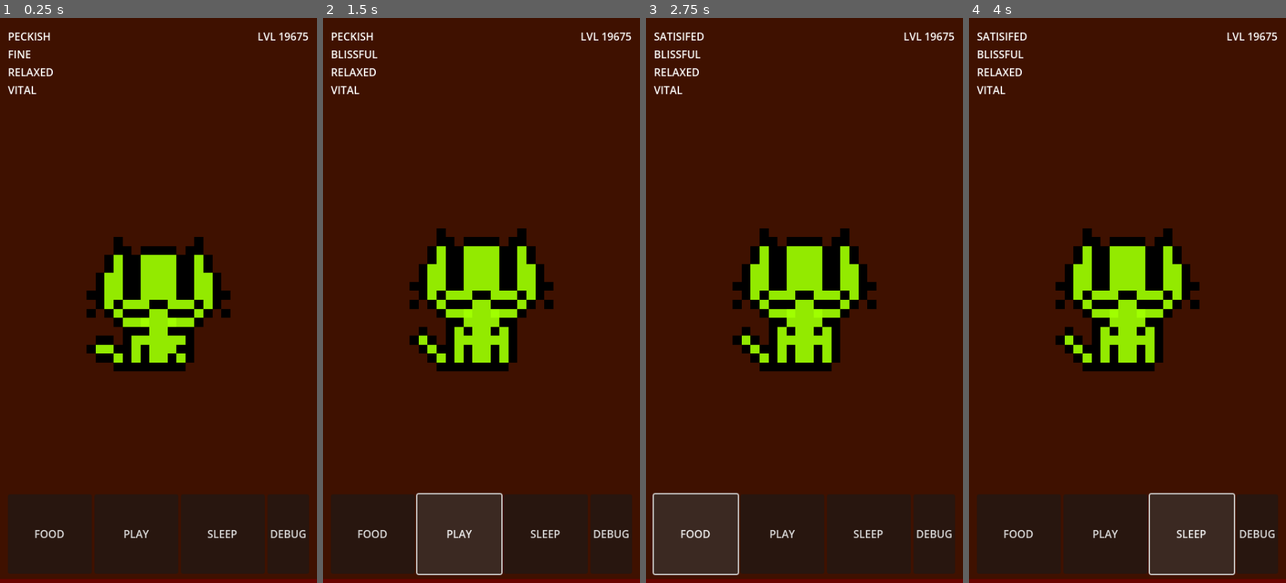
Above: before the commit, frames 1-4 (left to right).
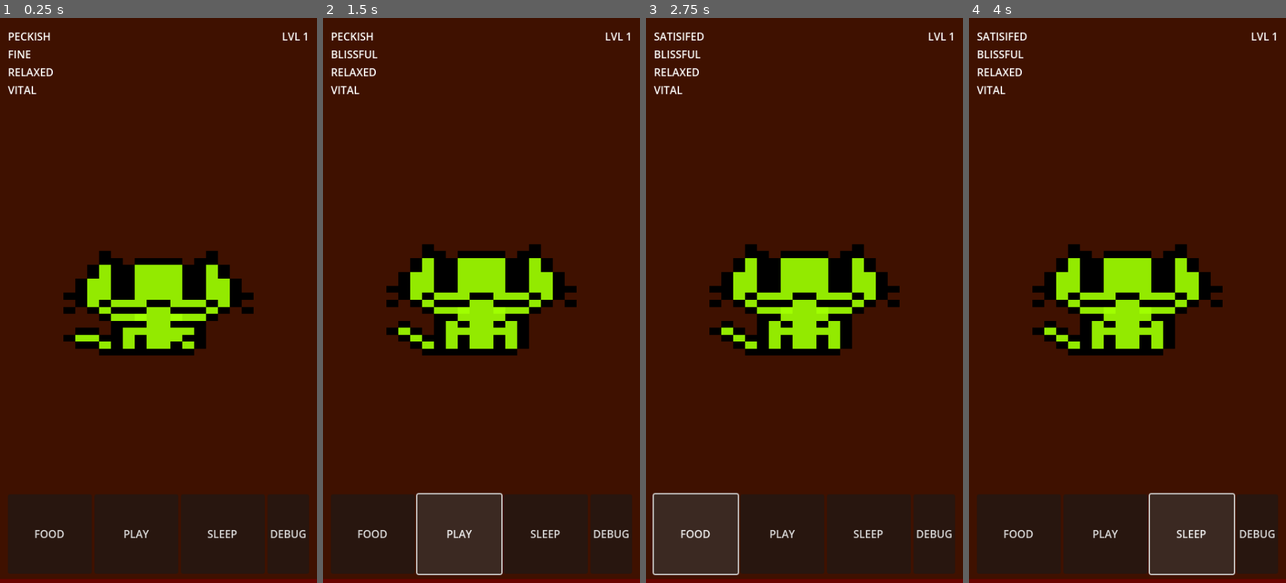
Above: after the commit, the same moments.

Repository: sneedragon/netpets
Game: Godot game, scene res://scenes/main.tscn
Same seed, same stepped clock (60 frames per second), same inputs: the game is played once before the commit and once after it. This scene is started directly instead of the project's main scene.
Inputs:
- Up to frame 1 (0.25 s): no input
- Up to frame 2 (1.5 s): click "PLAY" at 0.5 s; click "PLAY" at 1.25 s
- Up to frame 3 (2.75 s): click "FOOD" at 2 s
- Up to frame 4 (4 s): click "SLEEP" at 2.75 s; click "WAKE UP" at 3.5 s

The runs differ from the first frame. In frame 1, 6.3% of the frame differs, in the area x 20-98%, y 2-63%; in frame 2, 6.4%; in frame 3, 6.4%; in frame 4, 6.4%.

Commit message:
fixed bugs and added randomization

Diff:
--- a/scenes/main.tscn
+++ b/scenes/main.tscn
@@ -93,7 +93,6 @@
 script = ExtResource("4_n8fpk")
 
 [node name="PetSprite" type="AnimatedSprite2D" parent="Pet"]
-modulate = Color(0, 1, 0.983333, 1)
 scale = Vector2(4, 4)
 sprite_frames = SubResource("SpriteFrames_tegl6")
 animation = &"Idle"
--- a/scenes/offline_handler.gd
+++ b/scenes/offline_handler.gd
@@ -11,13 +11,7 @@
 
 func update_offline_stats():
 	ui_manager.light_check()
-	"""
 
-	time_progressed = ((Time.get_unix_time_from_system() - global.data["last_time"]) * QUARTER_DAY)
-	global.data["pet_stats"]["hunger"] -= time_progressedf
-	global.data["pet_stats"]["happiness"] -= time_progressed
-	sleep_progress()
-	"""
 	if not global.data.has("last_time") or global.data["last_time"] <= 0: #prevent errors
 		return
 
--- a/scenes/title.gd
+++ b/scenes/title.gd
@@ -1,15 +1,19 @@
 extends Node2D
 
 func _ready() -> void:
-	if !FileAccess.file_exists(global.path):  ## DONT FORGET TO ADD !
+	if !FileAccess.file_exists(global.path):
 		print("No data")
 		on_first_launch()
 	elif !global.data["pet_exists"]:
 		print("Found Pet, loading")
 		get_tree().change_scene_to_file("res://scenes/main.tscn")
 	else:
-		print("No pet, preparing eggs")
-		get_tree().change_scene_to_file("res://scenes/egg_scene.tscn")
+		global.load_data()
+		if global.data == global.default_data:
+			on_first_launch()
+		else:
+			print("No pet, preparing eggs")
+			get_tree().change_scene_to_file("res://scenes/egg_scene.tscn")
 
 func on_first_launch():
 	await get_tree().create_timer(5.0).timeout
--- a/scenes/ui_manager.gd
+++ b/scenes/ui_manager.gd
@@ -19,12 +19,12 @@
 @onready var debugbutton: Button = $"../ButtonContainer/DEBUGBUTTON"
 
 
-func update_meters():
+func update_meters() -> void:
 	hunger_meter_label.text = pet_states.get_hunger_text()
 	happy_meter_label.text = pet_states.get_happiness_text()
 	sleep_meter_label.text = pet_states.get_sleep_text()
 	health_meter_label.text = pet_states.get_health_text()
-	level_label.text = "LVL " + str(pet_manager.get_pet_level())
+	level_label.text = "LVL " + str(pet_manager.get_pet_level() + 1)
 
 func light_check():
 	if !global.data["light"]:
--- a/scripts/gameplay/main.gd
+++ b/scripts/gameplay/main.gd
@@ -10,8 +10,6 @@
 @onready var pet: Node2D = $Pet
 
 func _ready() -> void:
-	global.data["pet_exists"] = false
-	global.save_data()
 	global.load_data()
 	if global.data["pet_exists"]:
 		offline_handler.update_offline_stats()
--- a/scripts/gameplay/pet.gd
+++ b/scripts/gameplay/pet.gd
@@ -9,9 +9,13 @@
 		sprite.animation = "Idle"
 
 func generate_pet():
-	global.data["pet_attributes"]["height"] = randf_range(0.75, 1.5)
-	global.data["pet_attributes"]["width"] = randf_range(0.75, 1.5)
+	global.data["pet_exists"] = true
+	global.data["pet_alive"] = true
+	global.data["pet_stats"]["birth_time"] = Time.get_unix_time_from_system()
+	global.data["pet_attributes"]["height"] = randf_range(0.75, 1)
+	global.data["pet_attributes"]["width"] = randf_range(1.5, 1.5)
 	global.data["pet_attributes"]["hue"] = randf_range(0.0, 1.0)
+	global.save_data()
 
 func display_pet():
 	sprite.scale.x = 4 * global.data["pet_attributes"]["width"]
--- a/scripts/gameplay/pet_manager.gd
+++ b/scripts/gameplay/pet_manager.gd
@@ -40,7 +40,7 @@
 	global.data["pet_stats"]["health"] -= (health_calculation() * delta) + (FULL_DAY / 14)
 	global.data["pet_stats"]["health"] = clamp(global.data["pet_stats"]["health"], 0, 100)
 
-func health_calculation():
+func health_calculation() -> float:
 	var health_factor = 1.0
 	var health = global.data["pet_stats"]["health"]
 	var hunger = global.data["pet_stats"]["hunger"]
@@ -55,5 +55,5 @@
 	health_factor -= 1
 	return health_factor
 
-func get_pet_level():
+func get_pet_level() -> int:
 	return floor((Time.get_unix_time_from_system() - global.data["pet_stats"]["birth_time"]) / 86400)
--- a/scripts/utils/global.gd
+++ b/scripts/utils/global.gd
@@ -25,6 +25,7 @@
 	"data_version": 1
 }
 var default_data: Dictionary = {
+	"pet_exists": false,
 	"pet_alive": false,
 	"last_time" : 0,
 	"light" : true,
@@ -75,3 +76,7 @@
 	else:
 		print("Failed to read data")
 	file.close()
+
+func reset_data() -> void:
+	data = default_data
+	save_data()
